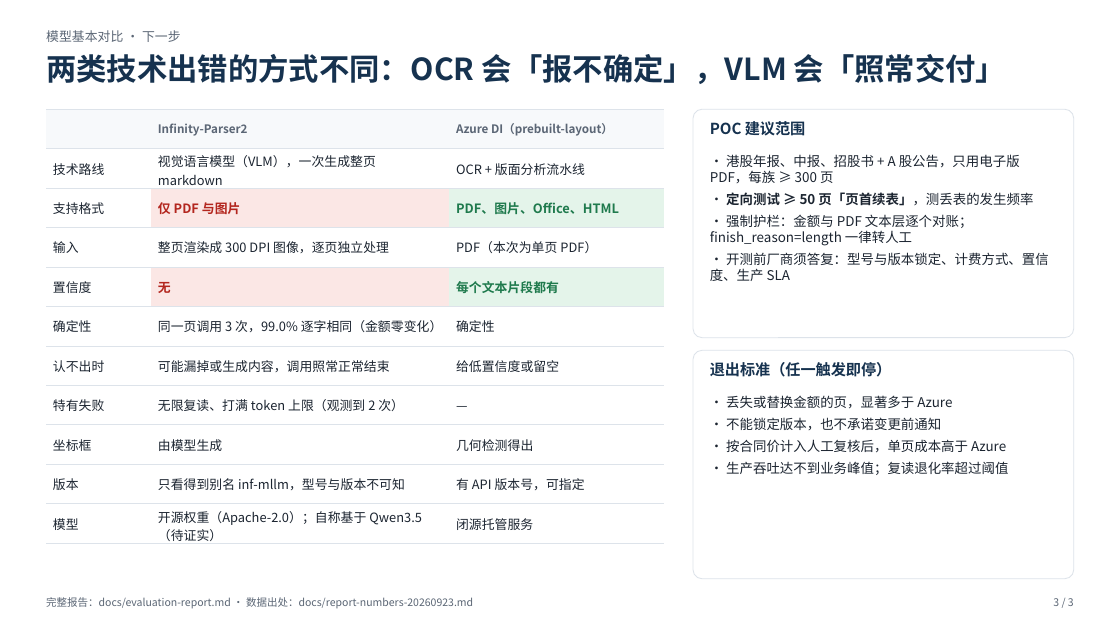
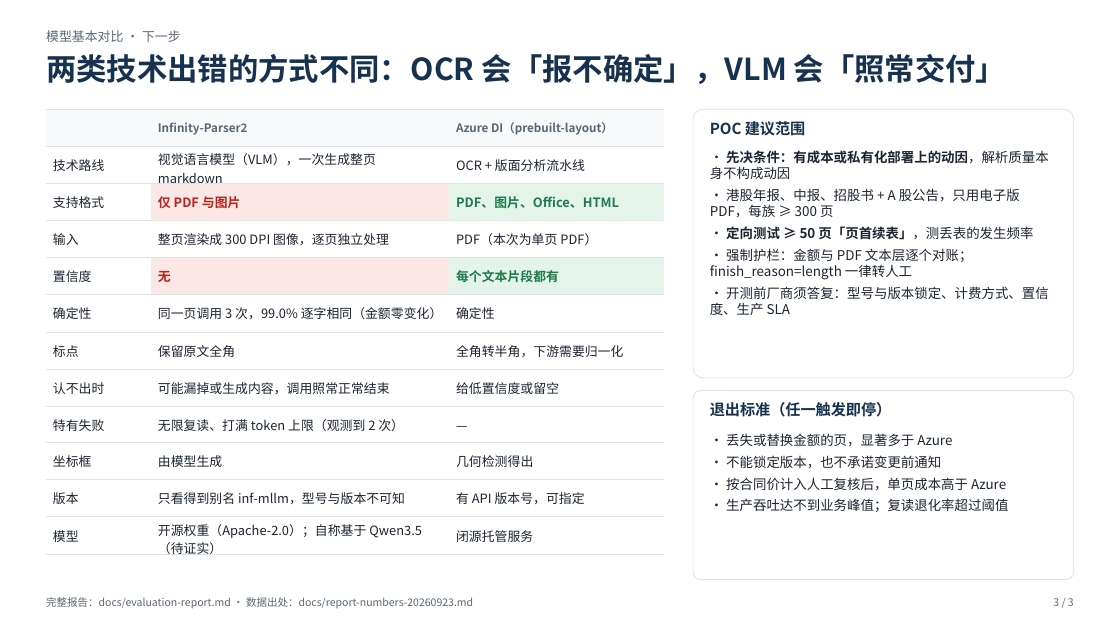
Before and after one commit to gejun2008/doc-parser-eval, a slide deck: slide 3 of docs/briefing-deck.pptx. Drawn at 1120x630 pixels with LibreOffice and Linux fonts; fonts in the diff are those of the drawing. Boxes give left, top, right and bottom in pixels: in the first picture for what was removed or moved away, otherwise in the second. Text is boxed around its words. In the diff, an @@ line names an element or a change of style, - is before the commit and + after.

```diff
--- a/docs/briefing-deck.pptx
+++ b/docs/briefing-deck.pptx
@@ table at <box>46,109,664,558</box> @@
+row 7: 标点 | 保留原文全角 | 全角转半角，下游需要归一化
@@ rounded rectangle: place and size @@
-rounded rectangle at <box>693,109,1074,338</box>
+rounded rectangle at <box>693,109,1074,378</box>
@@ text at <box>710,150,1049,179</box>: paragraph added @@
+• 先决条件：有成本或私有化部署上的动因，解析质量本身不构成动因
@@ rounded rectangle: place and size @@
-rounded rectangle at <box>693,350,1074,579</box>
+rounded rectangle at <box>693,391,1074,580</box>
@@ text "退出标准（任一触发即停）": place and size @@
-text "退出标准（任一触发即停）" at <box>710,362,892,377</box>
+text "退出标准（任一触发即停）" at <box>710,402,892,417</box>
@@ text "• 丢失或替换金额的页，显著多于 Azure": place and size @@
-text "• 丢失或替换金额的页，显著多于 Azure" at <box>726,395,1008,475</box>
+text "• 丢失或替换金额的页，显著多于 Azure" at <box>726,433,1008,512</box>
```
Also in this commit, not shown: 2 other slides changed, 7 other files.
